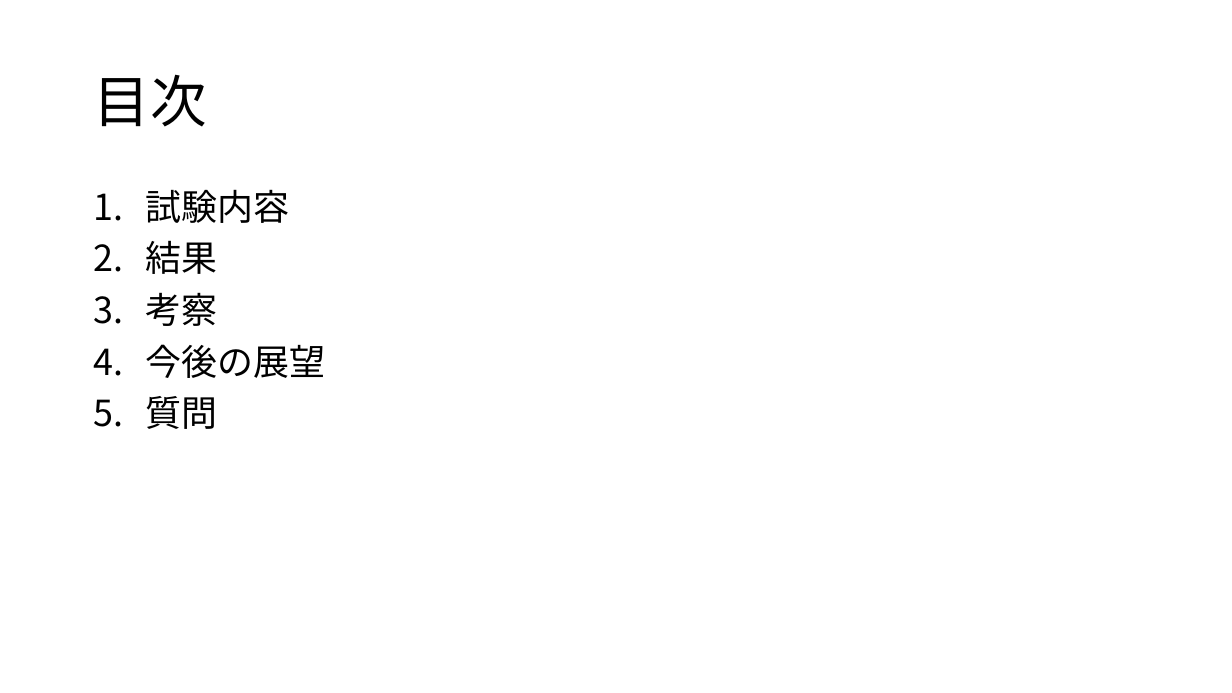
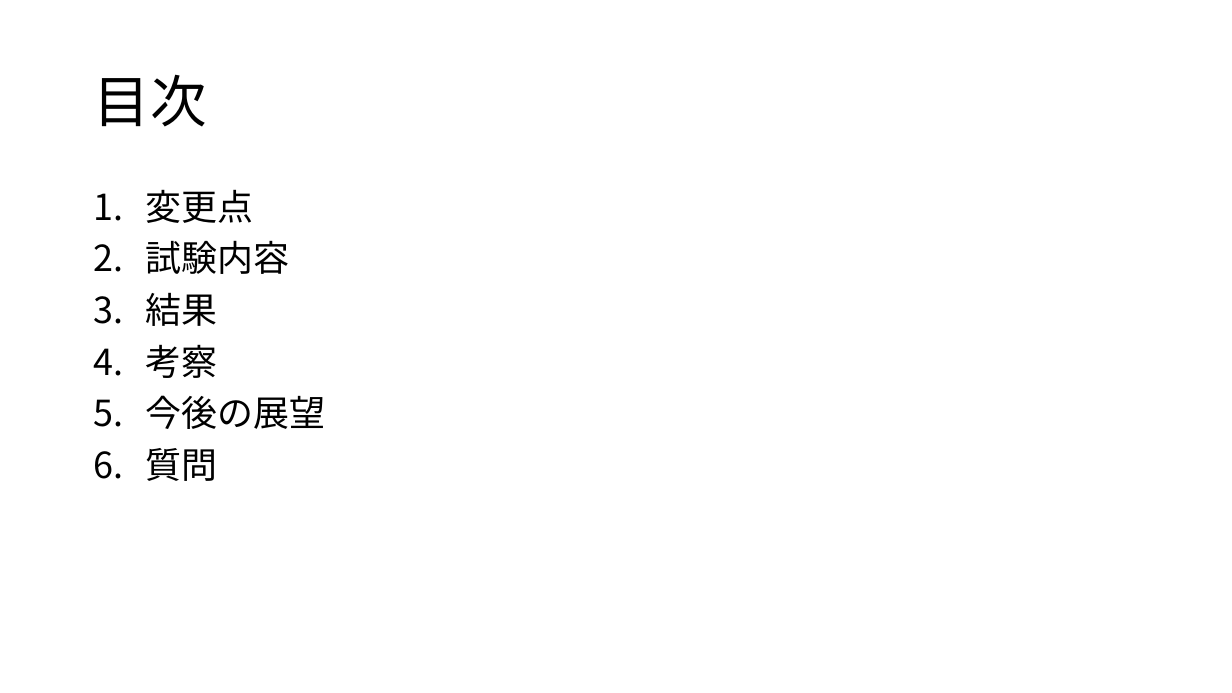
Before and after one commit to AbeAoto/stackMachine, a slide deck: slide 2 of docs/Presentation2/Presentation2.pptx. Drawn at 1232x693 pixels with LibreOffice and Linux fonts; fonts in the diff are those of the drawing. Boxes give left, top, right and bottom in pixels: in the first picture for what was removed or moved away, otherwise in the second. Text is boxed around its words. In the diff, an @@ line names an element or a change of style, - is before the commit and + after.

```diff
--- a/docs/Presentation2/Presentation2.pptx
+++ b/docs/Presentation2/Presentation2.pptx
@@ text at <box>146,189,254,223</box>: paragraph added @@
+1. 変更点
```
Also in this commit, not shown: 2 other slides changed, 2 slides added, 2 other files.
